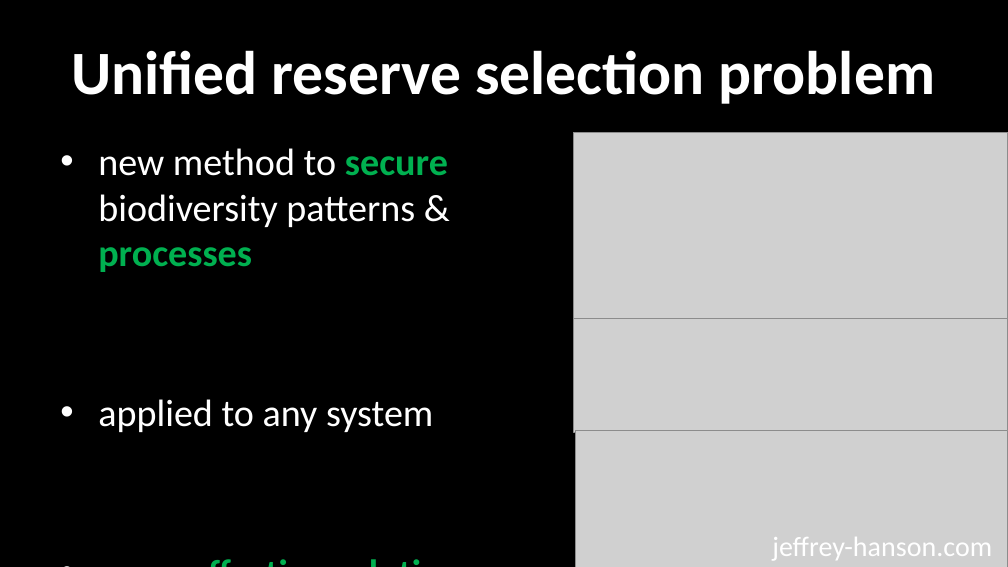
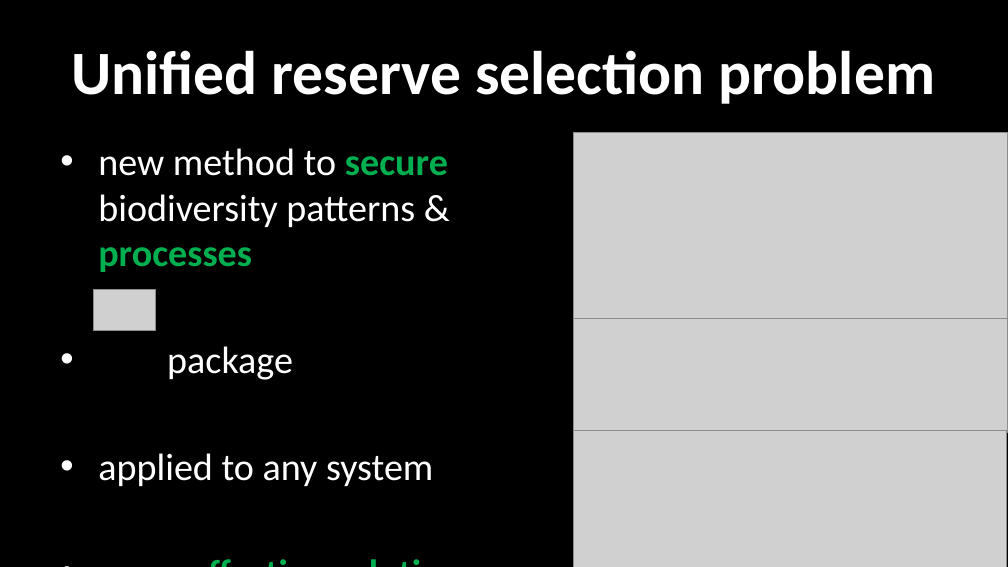
Before and after one commit to jeffreyhanson/abstracts-and-slides, a slide deck: slide 14 of seminars/SCBO-presentation-06-06-2016/jhanson_scbo.pptx (slide 13 before the commit). Drawn at 1008x567 pixels with LibreOffice and Linux fonts; fonts in the diff are those of the drawing; grey boxes stand for pictures. Boxes give left, top, right and bottom in pixels: in the first picture for what was removed or moved away, otherwise in the second. Text is boxed around its words. In the diff, an @@ line names an element or a change of style, - is before the commit and + after.

```diff
--- a/seminars/SCBO-presentation-06-06-2016/jhanson_scbo.pptx
+++ b/seminars/SCBO-presentation-06-06-2016/jhanson_scbo.pptx
@@ picture added at [94, 289, 155, 330] @@
@@ text at [167, 346, 293, 380]: paragraph added @@
+• package
@@ text removed at [772, 537, 992, 560] @@
-jeffrey-hanson.com
```
Also in this commit, not shown: 4 other slides changed, 1 slide added.
